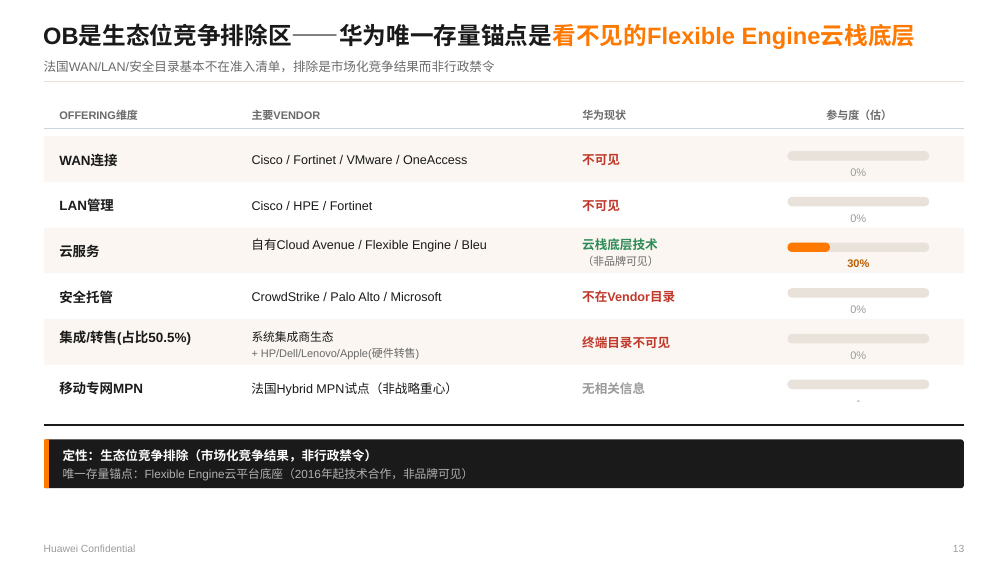
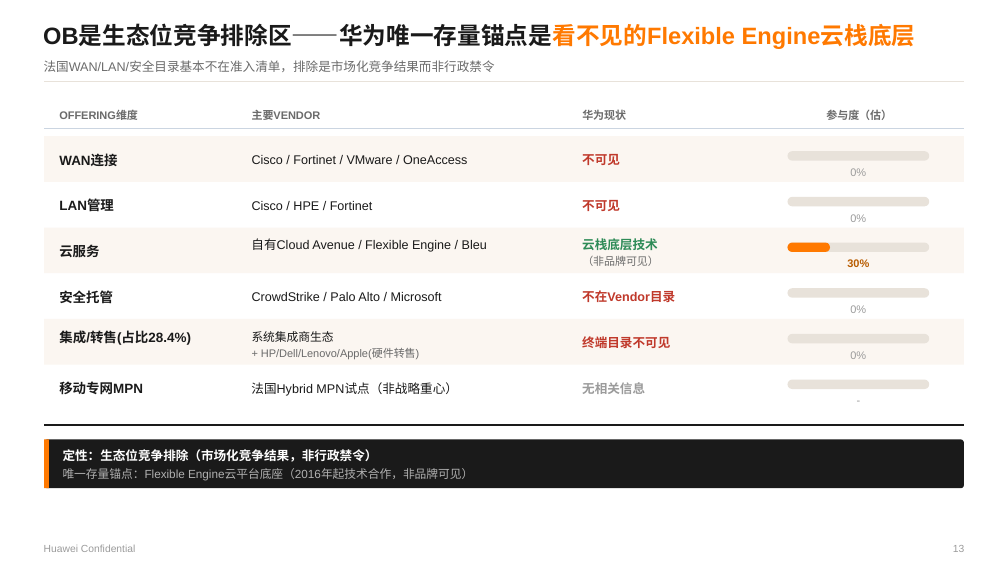
Before and after one commit to Chaoding1215/Claude, a slide deck: slide 13 of reference/Orange Business 三大区域B2B业务洞察 20260703.pptx. Drawn at 1008x567 pixels with LibreOffice and Linux fonts; fonts in the diff are those of the drawing. Boxes give left, top, right and bottom in pixels: in the first picture for what was removed or moved away, otherwise in the second. Text is boxed around its words. In the diff, an @@ line names an element or a change of style, - is before the commit and + after.

```diff
--- a/reference/Orange Business 三大区域B2B业务洞察 20260703.pptx
+++ b/reference/Orange Business 三大区域B2B业务洞察 20260703.pptx
@@ text at bbox=[59, 330, 191, 345]: text changed @@
-集成/转售(占比50.5%)
+集成/转售(占比28.4%)
```
Also in this commit, not shown: 4 other slides changed, 1 other file.
